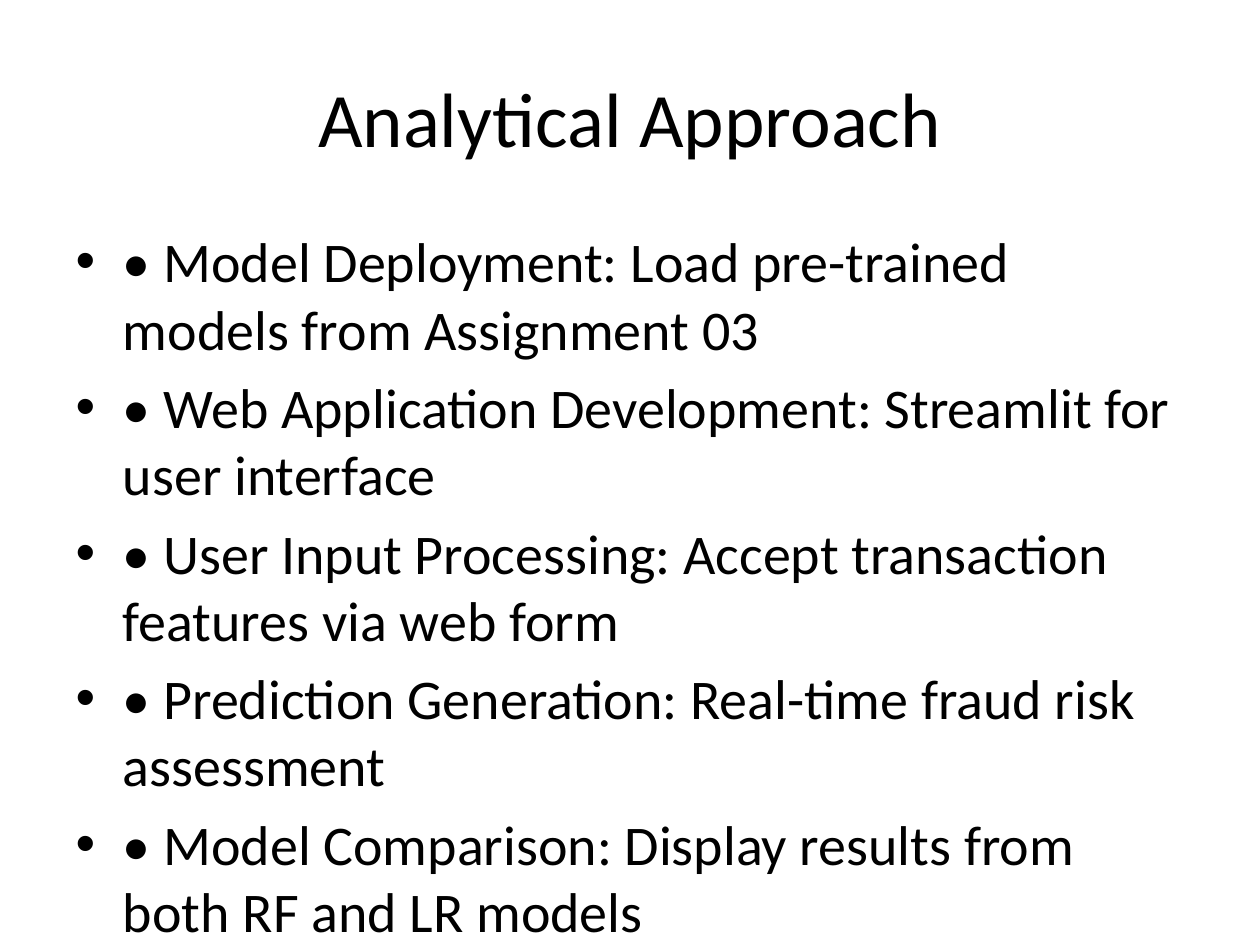
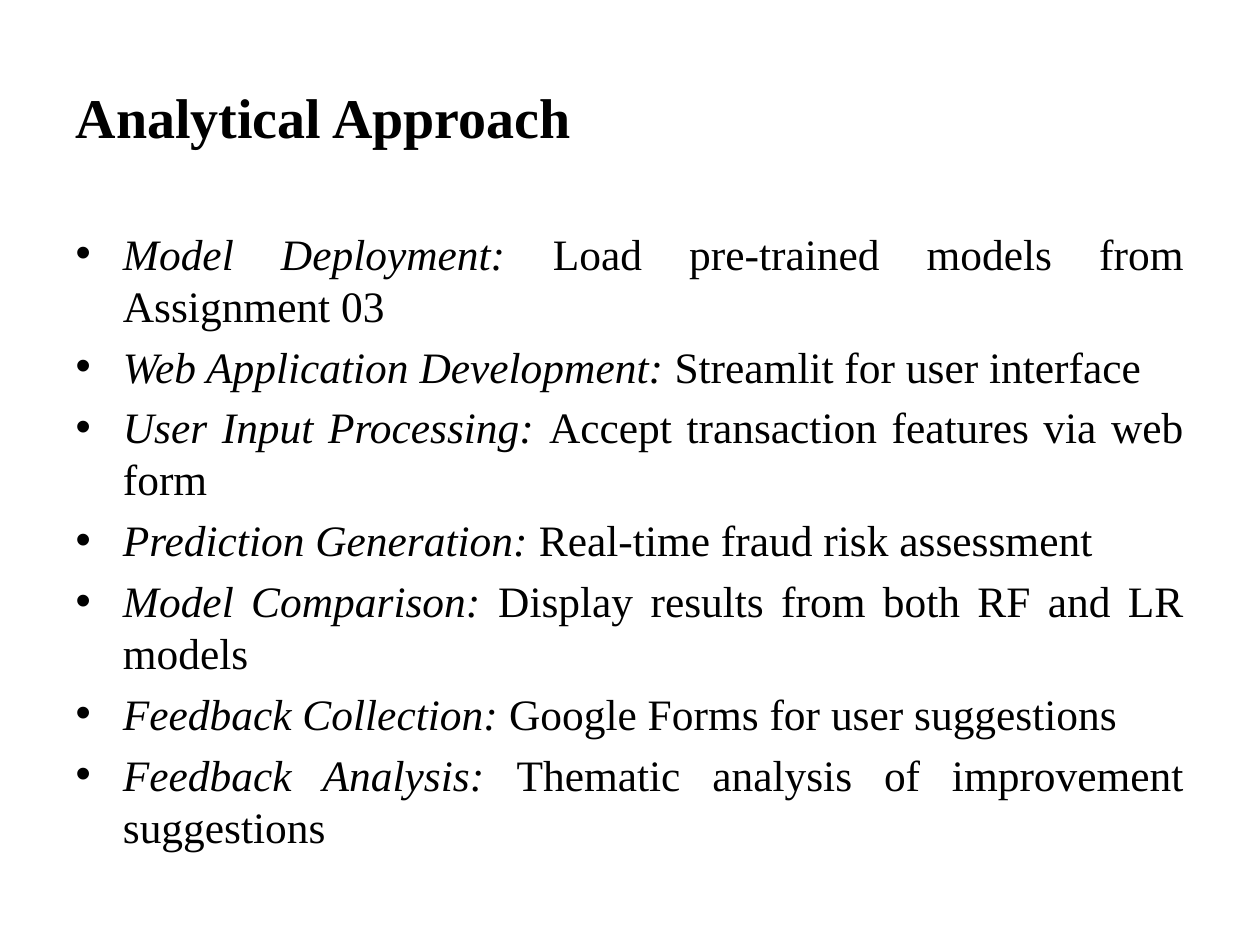
Before and after one commit to AhmadFarazWeb3Developer/Ethereum-Fraud-Detection-Using-AI, a slide deck: slide 4 of Assignment_01/Assignment_04_Presentation.pptx (slide 3 before the commit). Drawn at 1260x945 pixels with LibreOffice and Linux fonts; fonts in the diff are those of the drawing. Boxes give left, top, right and bottom in pixels: in the first picture for what was removed or moved away, otherwise in the second. Text is boxed around its words. In the diff, an @@ line names an element or a change of style, - is before the commit and + after.

```diff
--- a/Assignment_01/Assignment_04_Presentation.pptx
+++ b/Assignment_01/Assignment_04_Presentation.pptx
@@ title "Analytical Approach" at (76,99,571,149): size 44 to 32 pt, font Calibri to Times New Roman, bold on; alignment centre to left @@
@@ text at (123,239,1183,851): text changed; size 32 to 24.8 pt; font Calibri to Times New Roman @@
-• • Model Deployment: Load pre-trained models from Assignment 03
-• • Web Application Development: Streamlit for user interface
-• • User Input Processing: Accept transaction features via web form
-• • Prediction Generation: Real-time fraud risk assessment
-• • Model Comparison: Display results from both RF and LR models
-• • Feedback Collection: Google Forms for user suggestions
-• • Feedback Analysis: Thematic analysis of improvement suggestions
+• Model Deployment: Load pre-trained models from Assignment 03
+• Web Application Development: Streamlit for user interface
+• User Input Processing: Accept transaction features via web form
+• Prediction Generation: Real-time fraud risk assessment
+• Model Comparison: Display results from both RF and LR models
+• Feedback Collection: Google Forms for user suggestions
+• Feedback Analysis: Thematic analysis of improvement suggestions
```
Also in this commit, not shown: 10 other slides changed, 1 slide added, 24 other files.
